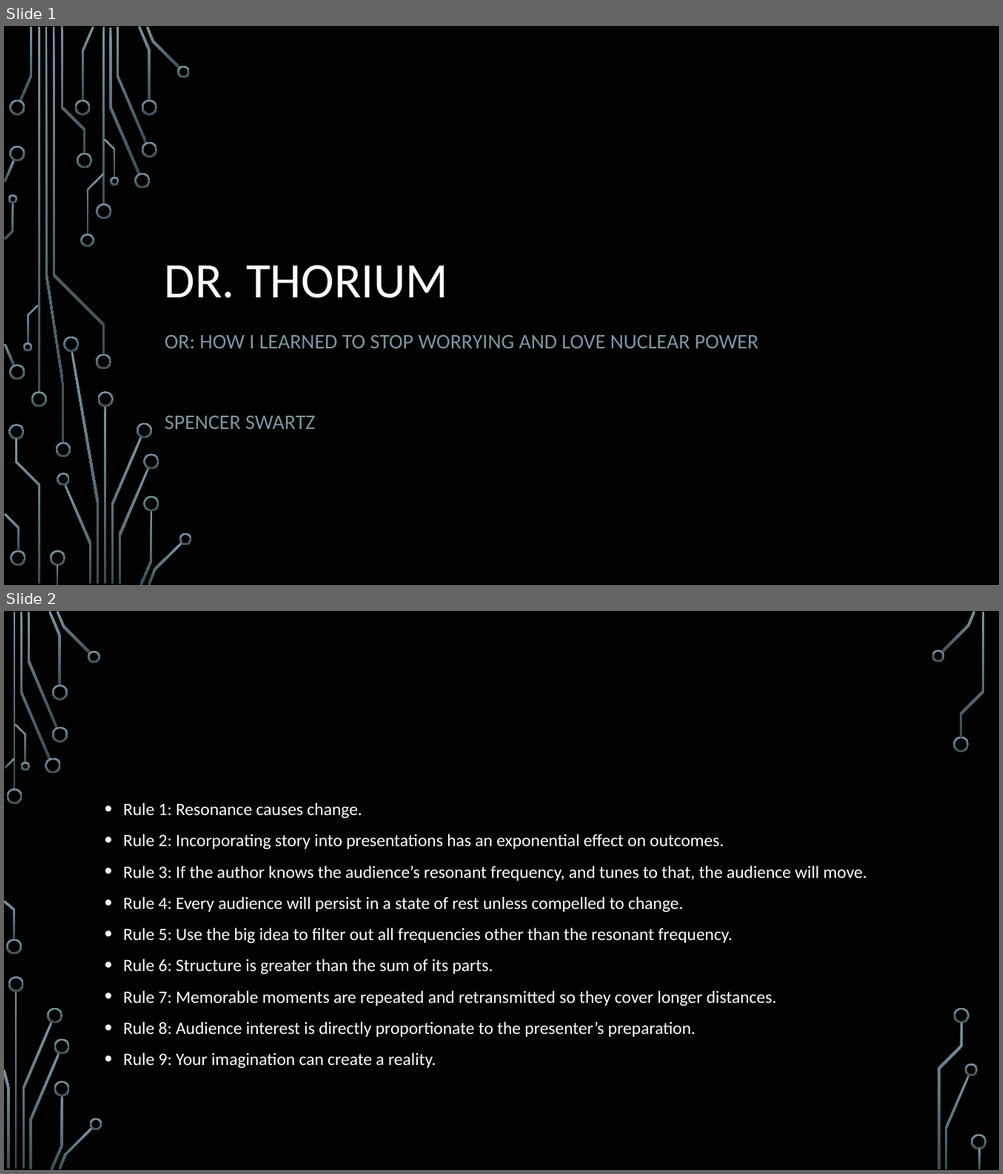
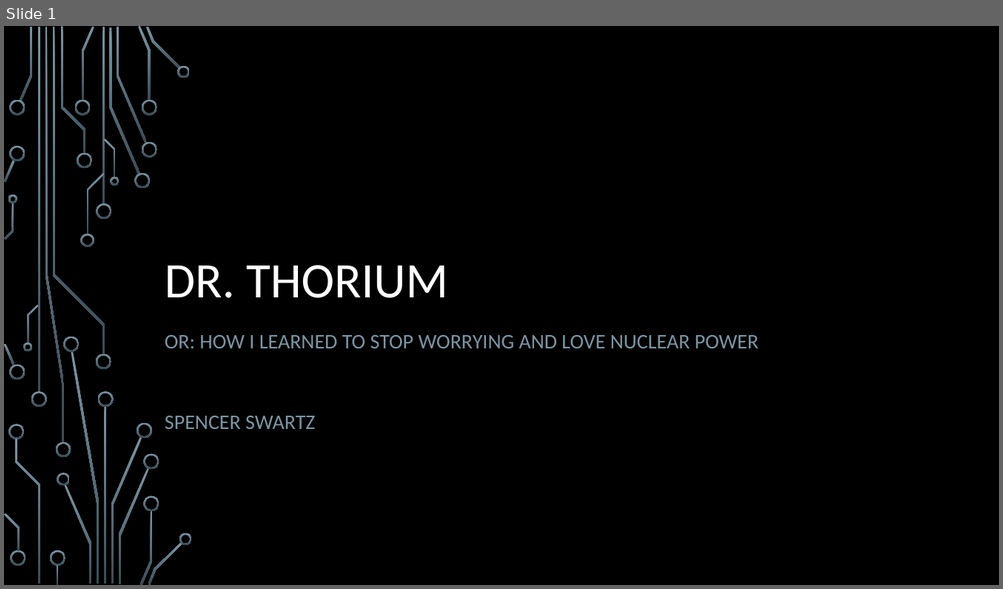
Before and after one commit to spencerswartz/UWDS735, a slide deck: Assignment3/Dr. Thorium - Persuasive Presentation.pptx. Shown one above the other, each under a label of ours: slides 1 and 2 before the commit, slide 1 after it. The pictures are 1003x1174 and 1003x589 pixels, drawn with LibreOffice and Linux fonts; fonts in the diff are those of the drawing; background and template pictures are left out. Boxes give left, top, right and bottom in pixels: in the first picture for what was removed or moved away, otherwise in the second. Text is boxed around its words. In the diff, an @@ line names an element or a change of style, - is before the commit and + after.

```diff
--- a/Assignment3/Dr. Thorium - Persuasive Presentation.pptx
+++ b/Assignment3/Dr. Thorium - Persuasive Presentation.pptx
@@ slide 2 removed at (4, 611, 999, 1170), background picture (left out) @@
@@ text removed at (123, 803, 867, 1068) @@
-• Rule 1: Resonance causes change.
-• Rule 2: Incorporating story into presentations has an exponential effect on outcomes.
-• Rule 3: If the author knows the audience’s resonant frequency, and tunes to that, the audience will move.
-• Rule 4: Every audience will persist in a state of rest unless compelled to change.
-• Rule 5: Use the big idea to filter out all frequencies other than the resonant frequency.
-• Rule 6: Structure is greater than the sum of its parts.
-• Rule 7: Memorable moments are repeated and retransmitted so they cover longer distances.
-• Rule 8: Audience interest is directly proportionate to the presenter’s preparation.
-• Rule 9: Your imagination can create a reality.
@@ group removed at (4, 611, 987, 1170): 33 freeform shapes, 3 rectangles @@
```
Also in this commit, not shown: 1 slide changed, 12 slides added, 6 other slides removed.
